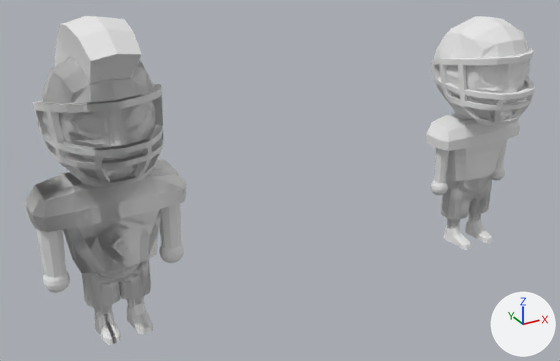
What one commit did to the Blender file William/footballStudent normal+upgraded.blend.
One viewpoint serves both versions: a camera (50 mm lens) standing at (-8.57, -15.97, 10.6) and looking at (0.04, -0.31, 2.77). Every picture has the same lights, and +X, +Y and +Z are marked at lower right.

In view in the first picture: 'bodyT1', 'footballHelmAccT2'.
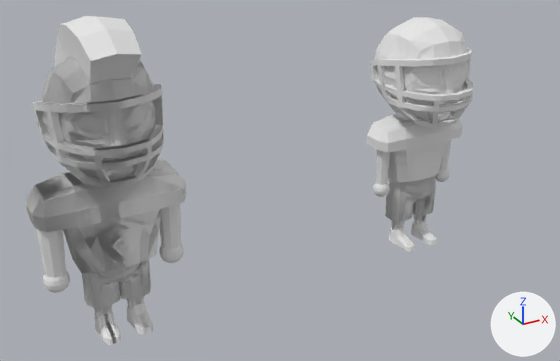
The newer file is also turned or shifted as a whole; pictures and numbers use the older file's frame.

What differs and where, as boxes (x1, y1, x2, y2) in the pictures (560 x 361 px):
'bodyT1', moved: before (426, 16, 535, 250); after (367, 17, 474, 252)

What the commit changed:
Object 'bodyT1' (ob_bodyt1) moves from (6.53, -0.61, 0.03) to (5.03, 0.09, 0.03).
